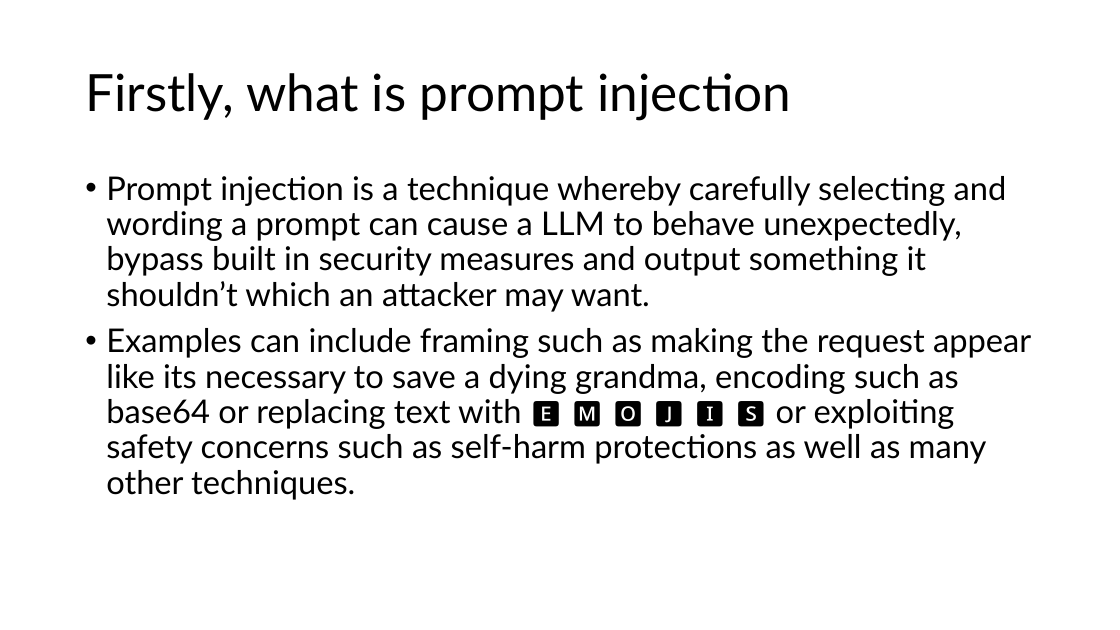
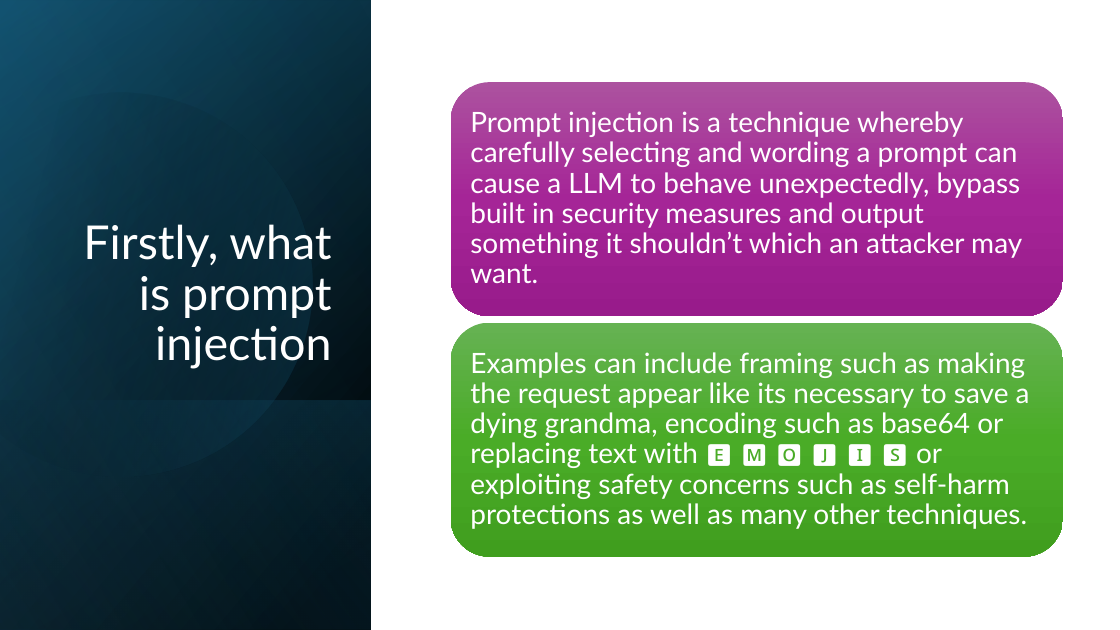
Before and after one commit to Fitch-Gamer/Bachelors-Dissertation, a slide deck: slide 4 of Demonstration of progress/Demonstration of progress.pptx. Drawn at 1120x630 pixels with LibreOffice and Linux fonts; fonts in the diff are those of the drawing. Boxes give left, top, right and bottom in pixels: in the first picture for what was removed or moved away, otherwise in the second. Text is boxed around its words. In the diff, an @@ line names an element or a change of style, - is before the commit and + after.

```diff
--- a/Demonstration of progress/Demonstration of progress.pptx
+++ b/Demonstration of progress/Demonstration of progress.pptx
@@ rectangle added at box(0, 0, 371, 630), fill gradient #000000 to #104862 @@
@@ rectangle added at box(0, 1, 371, 630), fill gradient #000000 to #156082 @@
@@ rectangle added at box(0, 0, 371, 630), fill gradient #000000 to #46B1E1 @@
@@ freeform shape added at box(0, 47, 359, 515), fill gradient #000000 to #156082 @@
@@ title "Firstly, what is prompt injection": place and size @@
-title "Firstly, what is prompt injection" at box(85, 73, 791, 120)
+title "Firstly, what is prompt injection" at box(83, 224, 331, 369)
@@ title "Firstly, what is prompt injection" at box(83, 224, 331, 369): size 44 to 40 pt, text colour #000000 to #FFFFFF; alignment left to right; vertical alignment middle to bottom @@
@@ text removed at box(106, 176, 1031, 500) @@
-• Prompt injection is a technique whereby carefully selecting and wording a prompt can cause a LLM to behave unexpectedly, bypass built in security measures and output something it shouldn’t which an attacker may want.
-• Examples can include framing such as making the request appear like its necessary to save a dying grandma, encoding such as base64 or replacing text with 🅴 🅼 🅾 🅹 🅸 🆂 or exploiting safety concerns such as self-harm protections as well as many other techniques.
@@ group added at box(450, 82, 1063, 557): 2 rounded rectangles, 2 texts @@
+Prompt injection is a technique whereby carefully selecting and wording a prompt can cause a LLM to behave unexpectedly, bypass built in security measures and output something it shouldn’t which an attacker may want.
+Examples can include framing such as making the request appear like its necessary to save a dying grandma, encoding such as base64 or replacing text with 🅴 🅼 🅾 🅹 🅸 🆂 or exploiting safety concerns such as self-harm protections as well as many other techniques.
@@ rectangle added at box(0, 400, 371, 630), fill gradient #156082 to #000000 @@
```
Also in this commit, not shown: 12 other slides changed, 1 other file.
